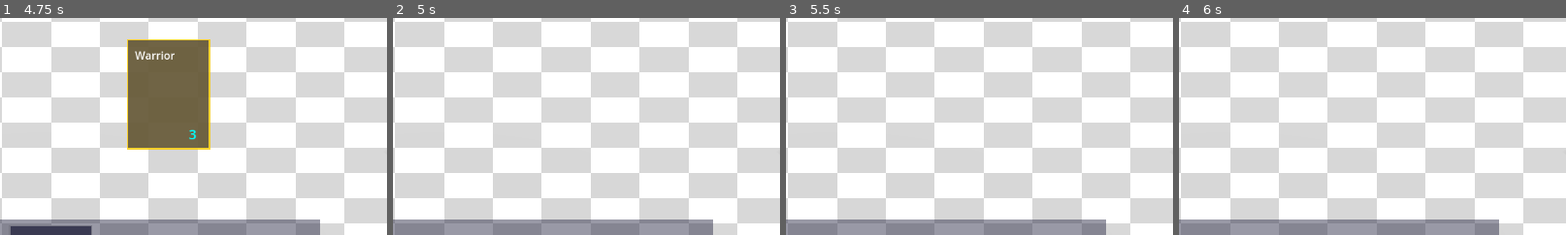
Above: before the commit, frames 1-4 (left to right).
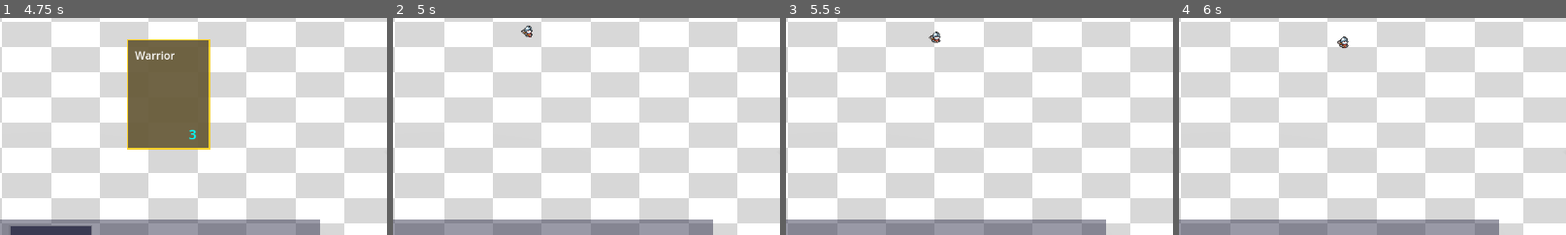
Above: after the commit, the same moments.

Repository: amari-charles/project-summoner
Game: Godot game, scene res://scenes/ui/main_menu.tscn
Same seed, same stepped clock (60 frames per second), same inputs: the game is played once before the commit and once after it.
Inputs (mouse positions are % of the whole screen's width and height, from its top left):
- Up to frame 1 (4.75 s): click "PLAY" at 0.5 s; click "SELECT" at 1.25 s; click "CHOOSE WARRIOR" at 2 s; click (32, 26) at 2.75 s; click "START BATTLE" at 3.5 s; tap Enter at 4.25 s; drag from (50, 83) to (60, 28) at 4.27 s
- Up to frame 2 (5 s): no input
- Up to frame 3 (5.5 s): drag from (30, 55) to (45, 70) at 5.02 s
- Up to frame 4 (6 s): move the mouse to (60, 28) at 5.77 s; tap 1 at 5.85 s; click (60, 28) at 5.92 s
The pictures show only the part of the screen within x 43-93%, y 23-73%; the shares and areas given below are measured in that part.

Frame 1 is identical in both runs. In frame 2, 0.1% of the frame differs, in the area x 33-37%, y 3-9%; in frame 3, 0.1%, in the area x 36-41%, y 6-12%; in frame 4, 0.1%.

Commit message:
Fix remaining 2D card references and reward duplication
Card fixes:
- Created training_dummy_3d.tscn (stationary, 50 HP, no attack)
- Created warrior_3d.tscn (melee unit, 120 HP, 20 damage)
- Created wall_3d.tscn (defensive, 200 HP, no movement/attack)
- Updated training_dummy_card.tres, warrior_card.tres, wall_card.tres to use 3D units
- All use soldier sprite frames as placeholder

Reward duplication fix:
- Check if battle already completed before granting rewards
- Show "Battle Already Completed" message for replayed battles
- Prevents duplicate rewards when re-battling completed levels

🤖 Generated with [Claude Code](https://claude.com/claude-code)

Co-Authored-By: Claude <noreply@anthropic.com>

Diff:
--- a/resources/cards/training_dummy_card.tres
+++ b/resources/cards/training_dummy_card.tres
@@ -1,7 +1,7 @@
 [gd_resource type="Resource" script_class="Card" load_steps=3 format=3]
 
 [ext_resource type="Script" path="res://scripts/cards/card.gd" id="1_card"]
-[ext_resource type="PackedScene" path="res://scenes/units/training_dummy.tscn" id="2_dummy"]
+[ext_resource type="PackedScene" path="res://scenes/units/training_dummy_3d.tscn" id="2_dummy"]
 
 [resource]
 script = ExtResource("1_card")
--- a/resources/cards/wall_card.tres
+++ b/resources/cards/wall_card.tres
@@ -1,7 +1,7 @@
 [gd_resource type="Resource" script_class="Card" load_steps=3 format=3]
 
 [ext_resource type="Script" path="res://scripts/cards/card.gd" id="1_card"]
-[ext_resource type="PackedScene" path="res://scenes/units/wall.tscn" id="2_wall"]
+[ext_resource type="PackedScene" path="res://scenes/units/wall_3d.tscn" id="2_wall"]
 
 [resource]
 script = ExtResource("1_card")
--- a/resources/cards/warrior_card.tres
+++ b/resources/cards/warrior_card.tres
@@ -1,7 +1,7 @@
 [gd_resource type="Resource" script_class="Card" load_steps=3 format=3]
 
 [ext_resource type="Script" path="res://scripts/cards/card.gd" id="1_card_script"]
-[ext_resource type="PackedScene" uid="uid://cqp7j8wvnx8ym" path="res://scenes/units/basic_unit.tscn" id="2_unit_scene"]
+[ext_resource type="PackedScene" path="res://scenes/units/warrior_3d.tscn" id="2_unit_scene"]
 
 [resource]
 script = ExtResource("1_card_script")
--- /dev/null
+++ b/scenes/units/training_dummy_3d.tscn
@@ -0,0 +1,16 @@
+[gd_scene load_steps=3 format=3 uid="uid://training_dummy_3d"]
+
+[ext_resource type="Script" path="res://scripts/units/unit_3d.gd" id="1_script"]
+[ext_resource type="SpriteFrames" path="res://resources/animations/soldier_sprite_frames.tres" id="2_frames"]
+
+[node name="TrainingDummy3D" type="CharacterBody3D" groups=["units"]]
+script = ExtResource("1_script")
+max_hp = 50.0
+attack_damage = 0.0
+attack_range = 0.0
+attack_speed = 0.0
+move_speed = 0.0
+team = 0
+aggro_radius = 0.0
+is_ranged = false
+sprite_frames = ExtResource("2_frames")
--- /dev/null
+++ b/scenes/units/wall_3d.tscn
@@ -0,0 +1,16 @@
+[gd_scene load_steps=3 format=3 uid="uid://wall_3d"]
+
+[ext_resource type="Script" path="res://scripts/units/unit_3d.gd" id="1_script"]
+[ext_resource type="SpriteFrames" path="res://resources/animations/soldier_sprite_frames.tres" id="2_frames"]
+
+[node name="Wall3D" type="CharacterBody3D" groups=["units"]]
+script = ExtResource("1_script")
+max_hp = 200.0
+attack_damage = 0.0
+attack_range = 0.0
+attack_speed = 0.0
+move_speed = 0.0
+team = 0
+aggro_radius = 0.0
+is_ranged = false
+sprite_frames = ExtResource("2_frames")
--- /dev/null
+++ b/scenes/units/warrior_3d.tscn
@@ -0,0 +1,16 @@
+[gd_scene load_steps=3 format=3 uid="uid://warrior_3d"]
+
+[ext_resource type="Script" path="res://scripts/units/unit_3d.gd" id="1_script"]
+[ext_resource type="SpriteFrames" path="res://resources/animations/soldier_sprite_frames.tres" id="2_frames"]
+
+[node name="Warrior3D" type="CharacterBody3D" groups=["units"]]
+script = ExtResource("1_script")
+max_hp = 120.0
+attack_damage = 20.0
+attack_range = 2.0
+attack_speed = 1.2
+move_speed = 3.0
+team = 0
+aggro_radius = 20.0
+is_ranged = false
+sprite_frames = ExtResource("2_frames")
--- a/scripts/ui/reward_screen.gd
+++ b/scripts/ui/reward_screen.gd
@@ -65,20 +65,29 @@
 	battle_name_label.text = battle.get("name", "Unknown Battle")
 	reward_type = battle.get("reward_type", "fixed")
 
-	# Mark battle as completed
-	if not campaign.is_battle_completed(current_battle_id):
+	# Check if battle was already completed (replay scenario)
+	var is_replay = campaign.is_battle_completed(current_battle_id)
+
+	# Mark battle as completed (if first time)
+	if not is_replay:
 		campaign.complete_battle(current_battle_id)
 
-	# Show rewards based on type
-	_show_rewards(battle)
+	# Show rewards based on type (only grant if first time)
+	_show_rewards(battle, is_replay)
 
 ## =============================================================================
 ## REWARD DISPLAY
 ## =============================================================================
 
-func _show_rewards(battle: Dictionary) -> void:
+func _show_rewards(battle: Dictionary, is_replay: bool = false) -> void:
 	var campaign = get_node("/root/Campaign")
 	var catalog = get_node("/root/CardCatalog")
+
+	if is_replay:
+		# Show message for replayed battles
+		reward_card_label.text = "Battle Already Completed"
+		reward_detail_label.text = "No rewards for replaying battles"
+		return
 
 	match reward_type:
 		"fixed":
